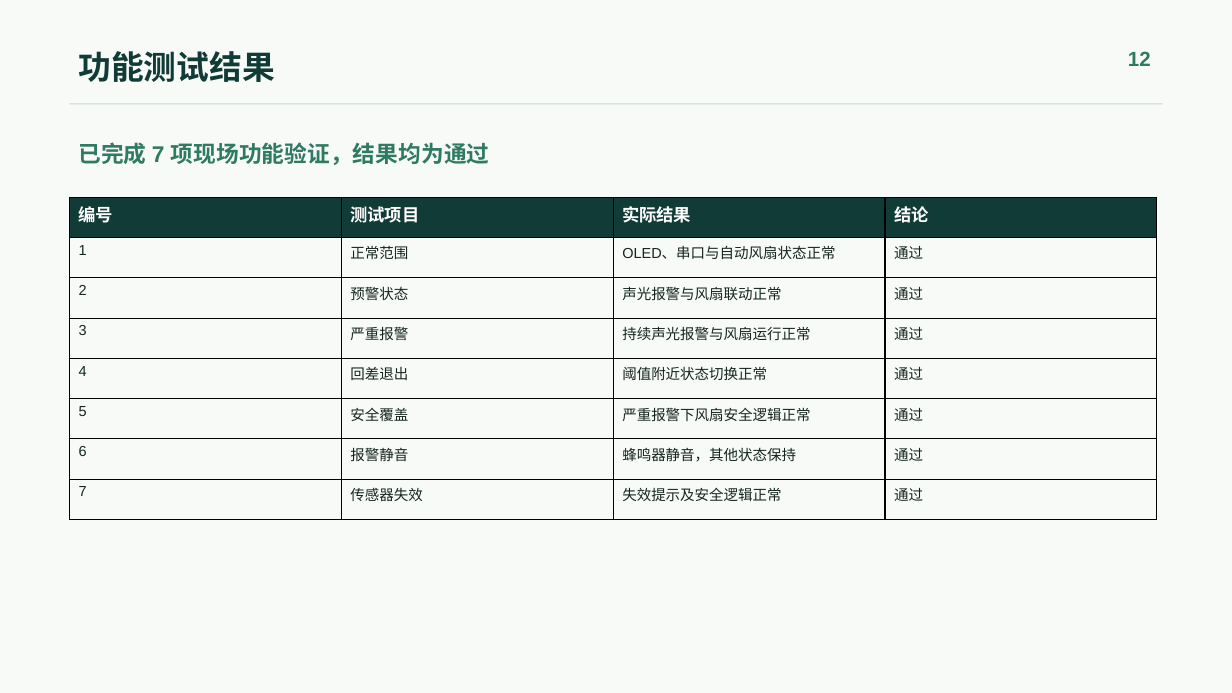
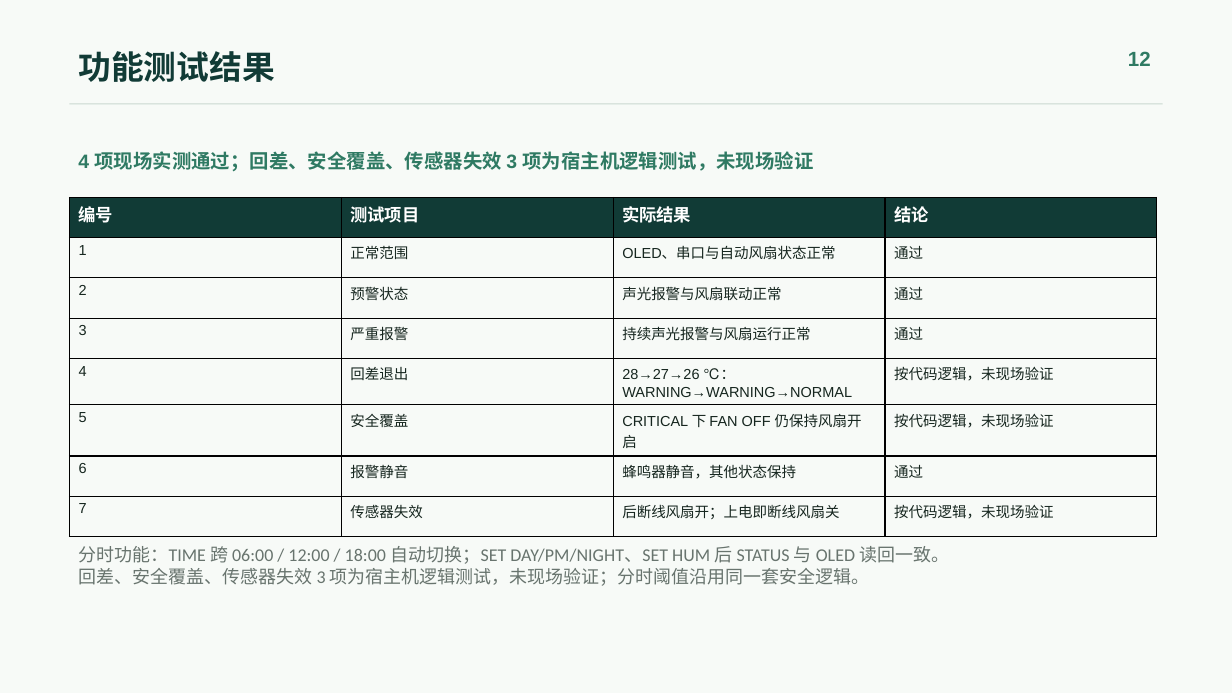
Before and after one commit to Ygreece/UNO_DHT22_OLED, a slide deck: slide 12 of docs/submission/室内大棚温湿度监测与风扇控制系统_答辩汇报_脱敏版.pptx. Drawn at 1232x693 pixels with LibreOffice and Linux fonts; fonts in the diff are those of the drawing. Boxes give left, top, right and bottom in pixels: in the first picture for what was removed or moved away, otherwise in the second. Text is boxed around its words. In the diff, an @@ line names an element or a change of style, - is before the commit and + after.

Commit message:
docs: 答辩汇报PPT更新分时阈值口径、命令表、测试结果与视频页

```diff
--- a/docs/submission/室内大棚温湿度监测与风扇控制系统_答辩汇报_脱敏版.pptx
+++ b/docs/submission/室内大棚温湿度监测与风扇控制系统_答辩汇报_脱敏版.pptx
@@ text at <box>78,151,814,172</box>: text changed; size 17.8 to 15.1 pt @@
-已完成 7 项现场功能验证，结果均为通过
+4 项现场实测通过；回差、安全覆盖、传感器失效 3 项为宿主机逻辑测试，未现场验证
@@ table at <box>69,198,1156,523</box> @@
-row 5, column 3: 阈值附近状态切换正常
+row 5, column 3: 28→27→26 ℃：WARNING→WARNING→NORMAL
-row 5, column 4: 通过
+row 5, column 4: 按代码逻辑，未现场验证
-row 6, column 3: 严重报警下风扇安全逻辑正常
+row 6, column 3: CRITICAL 下 FAN OFF 仍保持风扇开启
-row 6, column 4: 通过
+row 6, column 4: 按代码逻辑，未现场验证
-row 8, column 3: 失效提示及安全逻辑正常
+row 8, column 3: 后断线风扇开；上电即断线风扇关
-row 8, column 4: 通过
+row 8, column 4: 按代码逻辑，未现场验证
@@ text added at <box>78,546,949,586</box>, 14 pt, text #68746E @@
+分时功能：TIME 跨 06:00 / 12:00 / 18:00 自动切换；SET DAY/PM/NIGHT、SET HUM 后 STATUS 与 OLED 读回一致。
+回差、安全覆盖、传感器失效 3 项为宿主机逻辑测试，未现场验证；分时阈值沿用同一套安全逻辑。
```
Also in this commit, not shown: 3 other slides changed.
